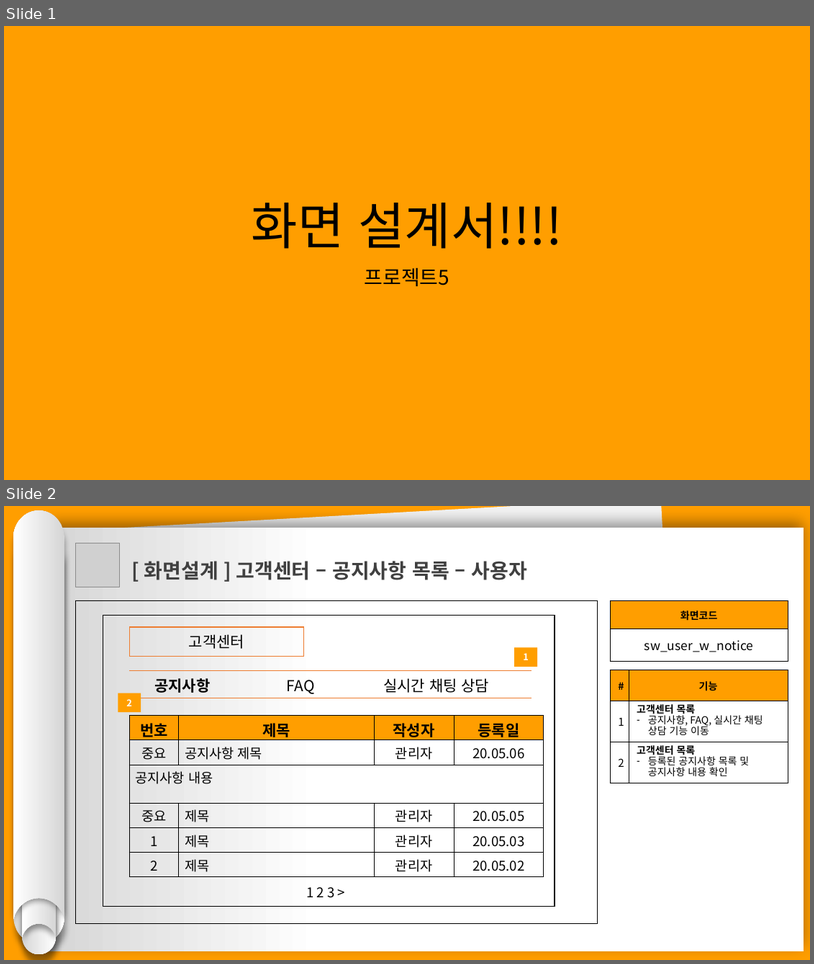
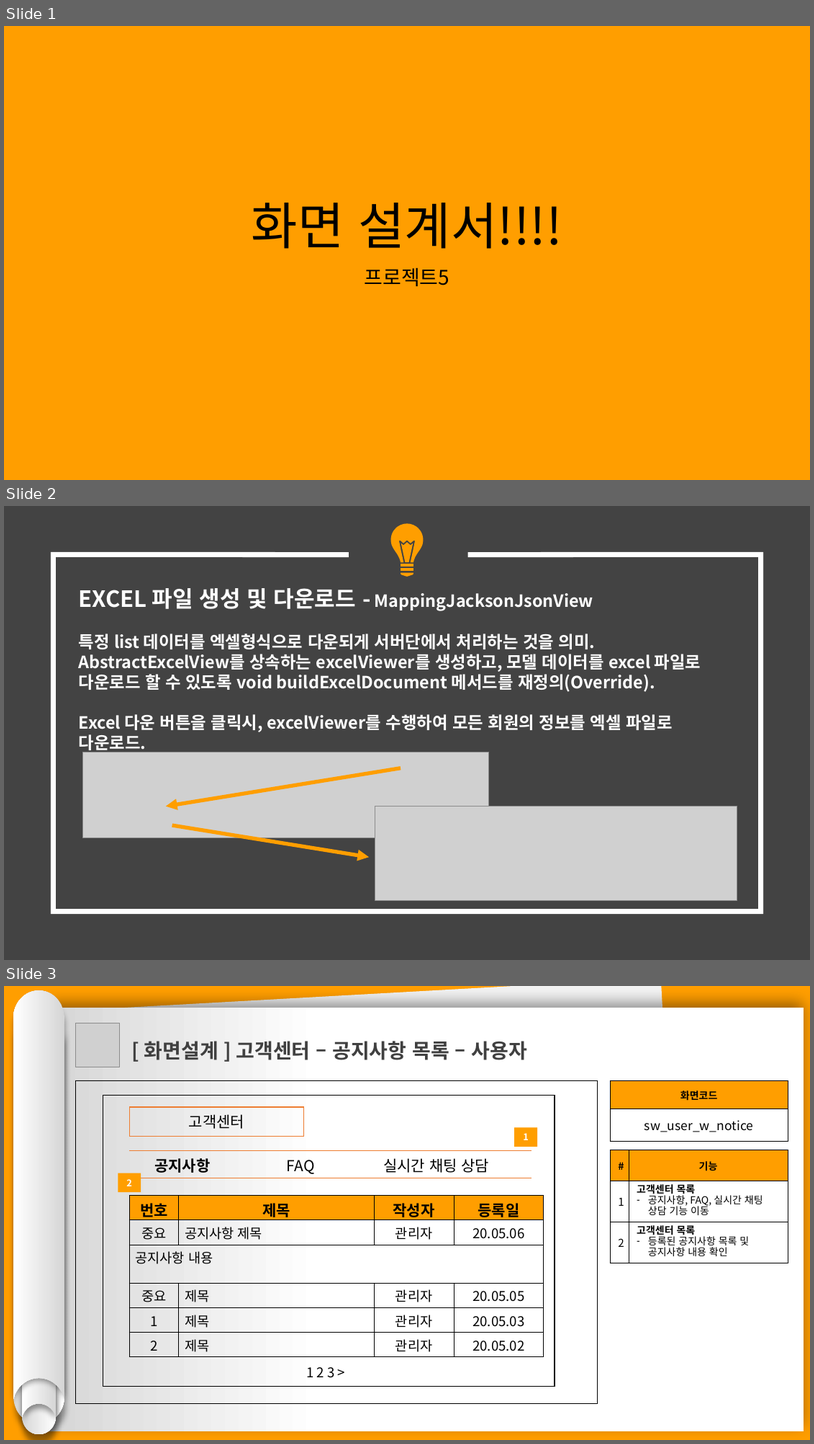
Before and after one commit to hhsw07/ezen-academy-projects, a slide deck: 0 발표용 파워포인트/project06 - 파워포인트 종합 - 송우.pptx. Shown one above the other, each under a label of ours: slides 1 and 2 before the commit, slides 1, 2 and 3 after it. The pictures are 814x964 and 814x1444 pixels, drawn with LibreOffice and Linux fonts; fonts in the diff are those of the drawing; grey boxes stand for pictures. Boxes give left, top, right and bottom in pixels: in the first picture for what was removed or moved away, otherwise in the second. Text is boxed around its words. In the diff, an @@ line names an element or a change of style, - is before the commit and + after.

```diff
--- a/0 발표용 파워포인트/project06 - 파워포인트 종합 - 송우.pptx
+++ b/0 발표용 파워포인트/project06 - 파워포인트 종합 - 송우.pptx
@@ slide 2 added at bbox=[4, 506, 810, 960], background #434343 @@
@@ group added at bbox=[391, 523, 424, 576]: 5 freeform shapes @@
@@ freeform shape added at bbox=[53, 554, 761, 911], outline #FFFFFF 6 pt @@
@@ text added at bbox=[79, 588, 701, 754], 20 pt, text #FFFFFF, bold @@
+EXCEL 파일 생성 및 다운로드 - MappingJacksonJsonView
+특정 list 데이터를 엑셀형식으로 다운되게 서버단에서 처리하는 것을 의미.
+AbstractExcelView를 상속하는 excelViewer를 생성하고, 모델 데이터를 excel 파일로 다운로드 할 수 있도록 void buildExcelDocument 메서드를 재정의(Override).
+Excel 다운 버튼을 클릭시, excelViewer를 수행하여 모든 회원의 정보를 엑셀 파일로 다운로드.
@@ picture added at bbox=[82, 752, 489, 837] @@
@@ arrow added from (401, 768) to (166, 806), #FF9E00 4.5 pt @@
@@ picture added at bbox=[376, 806, 737, 901] @@
@@ arrow added from (172, 825) to (369, 857), #FF9E00 4.5 pt @@
@@ what was slide 2 is now slide 3 @@
```
Also in this commit, not shown: 3 other slides added, 1 other file.
